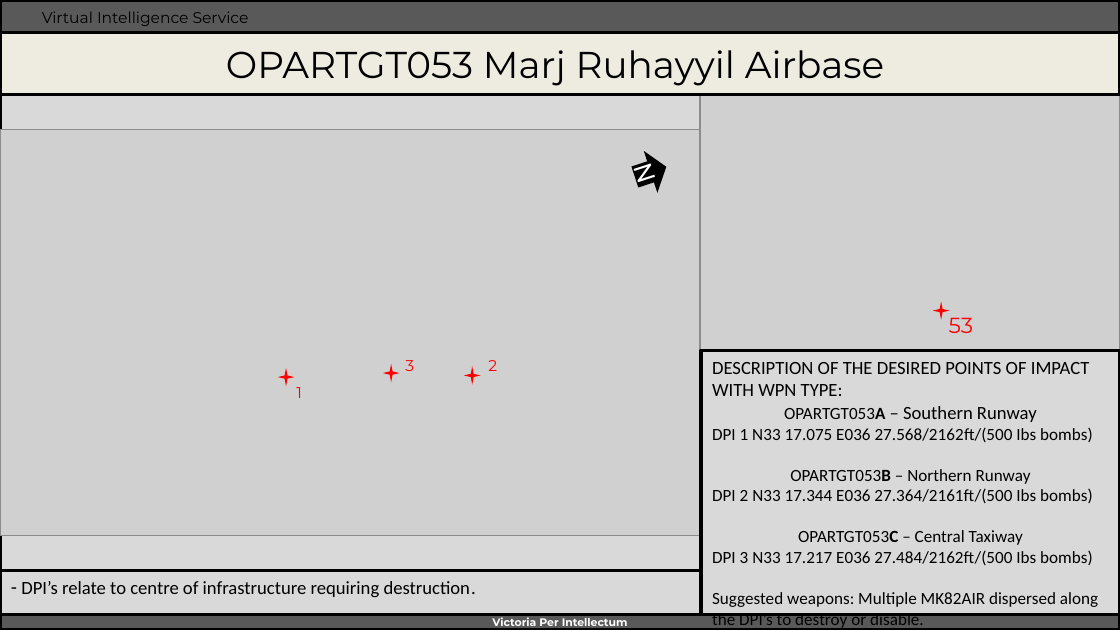
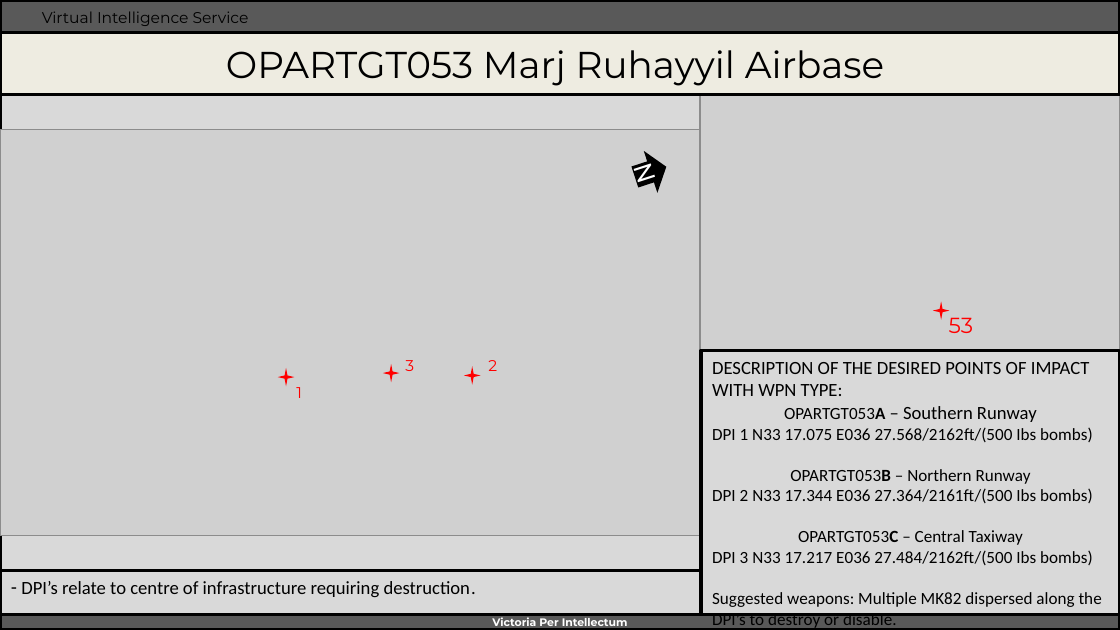
Before and after one commit to 132nd-vWing/VIS, a slide deck: slide 1 of OPAR/WORKSPACE/WIP Target Folders/OPARTGT053_Marj_Ruhayyil_Airbase.pptx. Drawn at 1120x630 pixels with LibreOffice and Linux fonts; fonts in the diff are those of the drawing; grey boxes stand for pictures; background and template pictures are left out. Boxes give left, top, right and bottom in pixels: in the first picture for what was removed or moved away, otherwise in the second. Text is boxed around its words. In the diff, an @@ line names an element or a change of style, - is before the commit and + after.

```diff
--- a/OPAR/WORKSPACE/WIP Target Folders/OPARTGT053_Marj_Ruhayyil_Airbase.pptx
+++ b/OPAR/WORKSPACE/WIP Target Folders/OPARTGT053_Marj_Ruhayyil_Airbase.pptx
@@ text in rectangle at (x1=712, y1=592, x2=1102, y2=630): text changed @@
-Suggested weapons: Multiple MK82AIR dispersed along the DPI’s to destroy or disable.
+Suggested weapons: Multiple MK82 dispersed along the DPI’s to destroy or disable.
```
Also in this commit, not shown: 19 other files.
